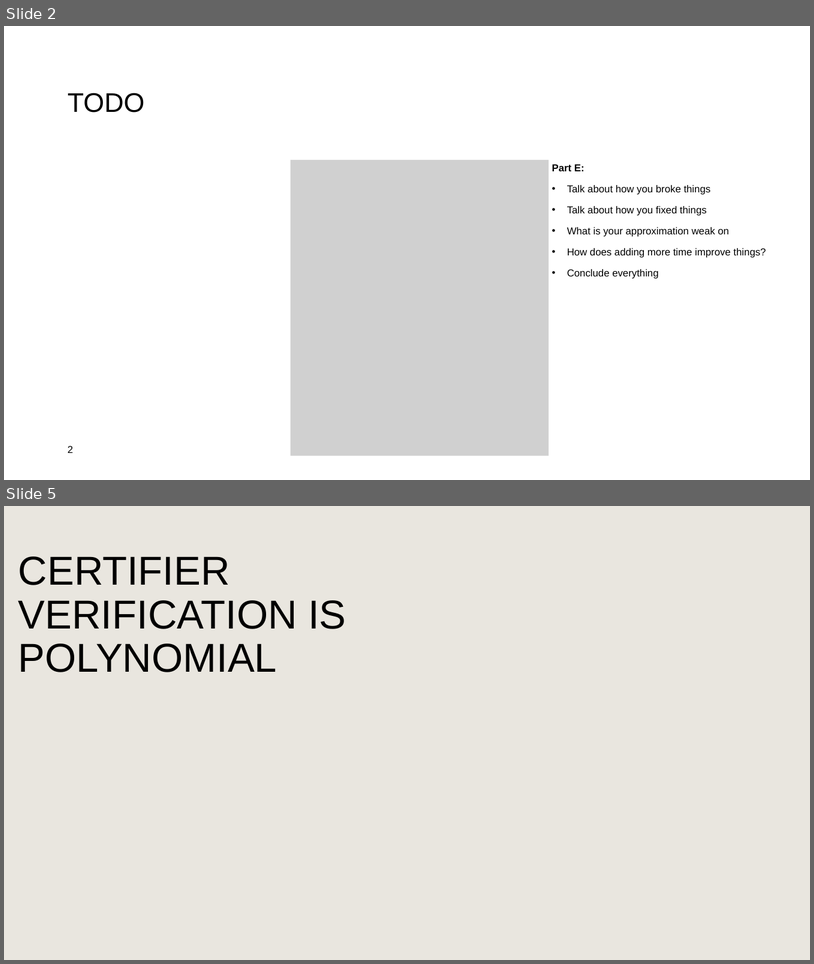
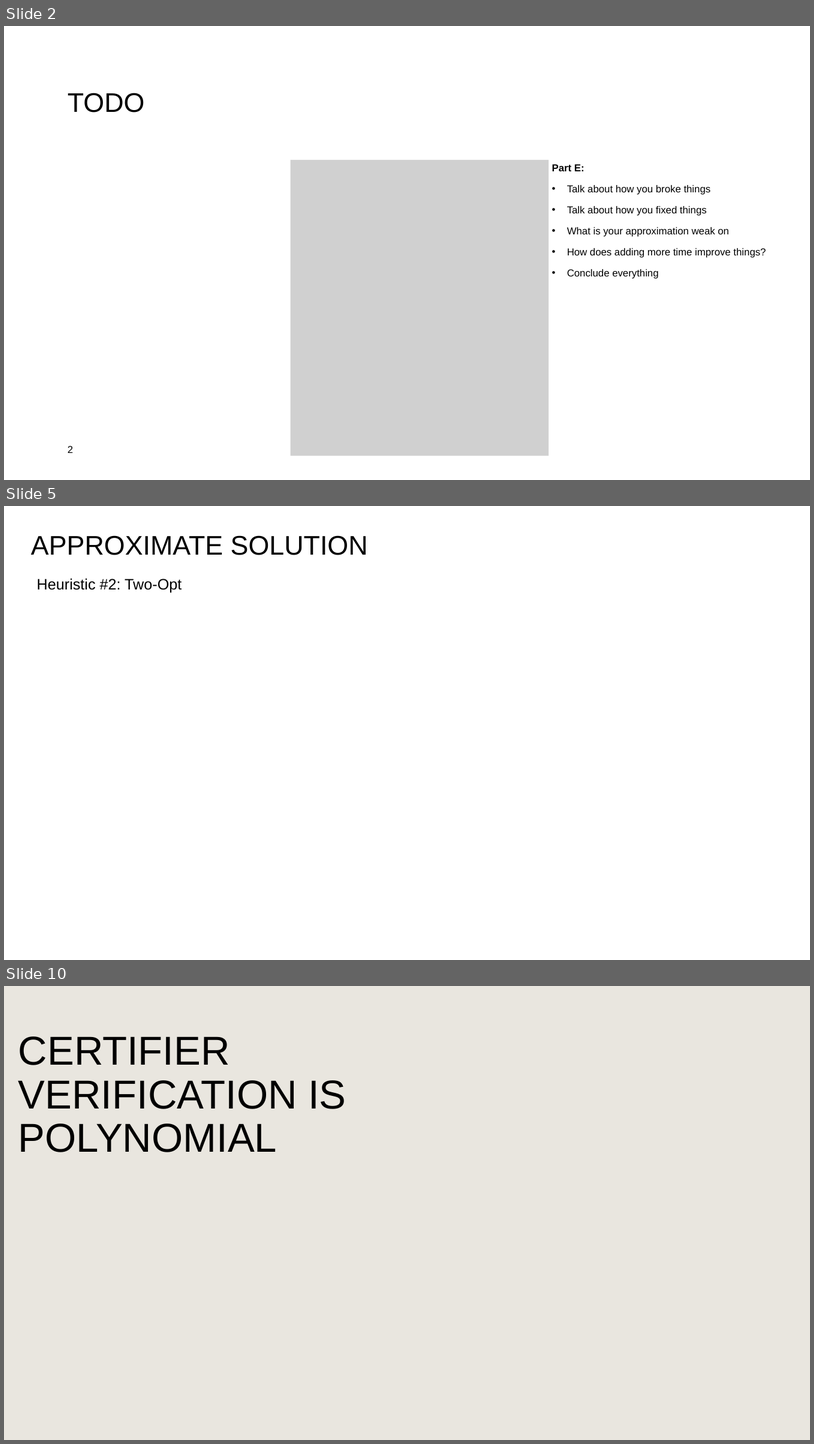
Before and after one commit to PictureOfGray/CS412-Team-NAME, a slide deck: presentations/TeamNAMETSP.pptx. Shown one above the other, each under a label of ours: slides 2 and 5 before the commit, slides 2, 5 and 10 after it; the slides between them are not shown. The pictures are 814x964 and 814x1444 pixels, drawn with LibreOffice and Linux fonts; fonts in the diff are those of the drawing; grey boxes stand for pictures; background and template pictures are left out. Boxes give left, top, right and bottom in pixels: in the first picture for what was removed or moved away, otherwise in the second. Text is boxed around its words. In the diff, an @@ line names an element or a change of style, - is before the commit and + after.

```diff
--- a/presentations/TeamNAMETSP.pptx
+++ b/presentations/TeamNAMETSP.pptx
@@ slide 5 added at (4,506,810,960), background #FFFFFF @@
@@ title added at (31,535,368,555), 32 pt, text #000000 @@
+APPROXIMATE SOLUTION
@@ text added at (37,578,182,593), 18 pt, text #000000 @@
+Heuristic #2: Two-Opt
@@ what was slide 5 is now slide 10 @@
```
Also in this commit, not shown: 6 other slides added, 2 slides removed, 3 other files.
